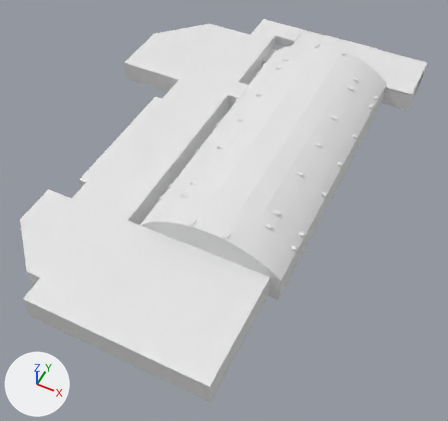
Two versions of the FBX model Assets/Prefabs/LevelMap2.fbx, one commit apart.
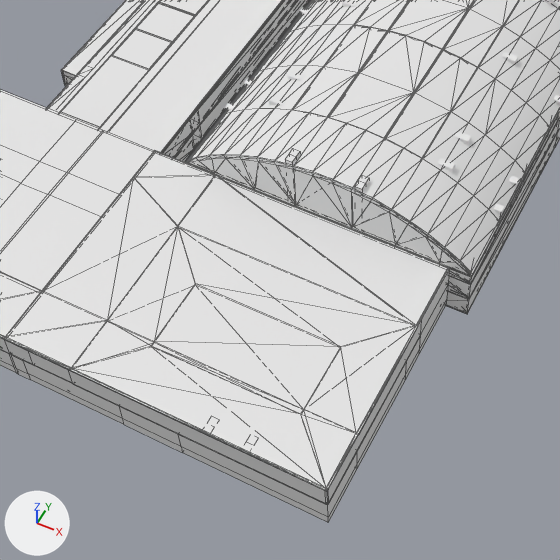
The first picture shows the older version from a camera (50 mm lens) standing at (51.7, -70.0, 133.8) and looking at (-4.7, 42.8, -7.2). The close-ups show both versions on the part from 11% to 72% of the width and 35% to 100% of the height of that picture; other places that the commit changed are outside them. Lighting does not change. The marker at lower left points along +X, +Y and +Z. The close-ups show mesh edges as thin lines. Where no turn or scale is listed for an object, it has been applied to the vertices. Vertices at the same position are counted once.
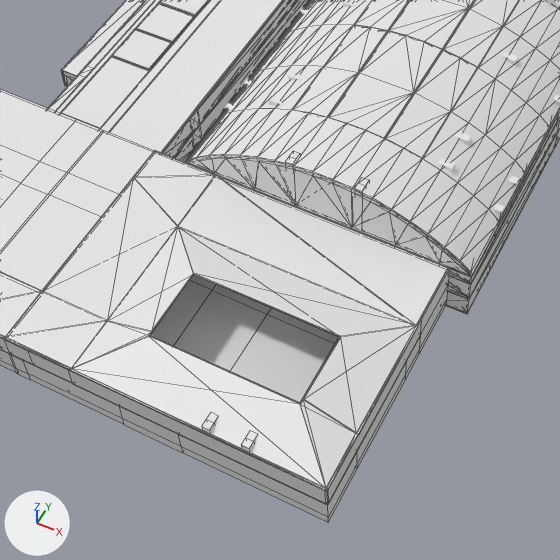
Patch to the scene script:
```diff
--- a/Assets/Prefabs/LevelMap2.fbx.py
+++ b/Assets/Prefabs/LevelMap2.fbx.py
@@ me_mesh_037 @@
 # used by ob_box046; location = (-8.9, 12.2, 7.8)
-me_mesh_037.from_pydata(...)  # 58 vertices, 112 faces; spans x -20.4..30.4, y -28.7..3.8, z 0.0..0.2
+me_mesh_037.from_pydata(...)  # 70 vertices, 140 faces; spans x -20.4..30.4, y -28.7..3.8, z 0.0..2.4
+# me_mesh_037 part 1
+# 8 faces are deleted
+# 12 vertices in x 3.8..23.6, y -21.9..-12.1, z 0.0..0.2 move by (0.0, 0.0, 2.2)
+# 12 vertices are added at x 3.9..23.5, y -21.8..-12.2, z 2.2..2.4
+# 36 new faces join them
@@ ob_box047 @@
 ob_box047 = bpy.data.objects.new('Box047', me_mesh_038)
-ob_box047.location = (-31.1, 56.3, 6.4)
+ob_box047.location = (-31.1, 56.3, 6.2)
```

Changed parts and their boxes (x1, y1, x2, y2) in the close-ups (560 x 560 px):
'Box047', moved
    before: (47, 0, 283, 153)
    after: (48, 0, 283, 153)
part 1 of me_mesh_037, built on
    both: (72, 226, 416, 488)
'Plane001', unchanged, uncovered by the edit
    before: (0, 284, 449, 522)
    after: (0, 275, 449, 522)
